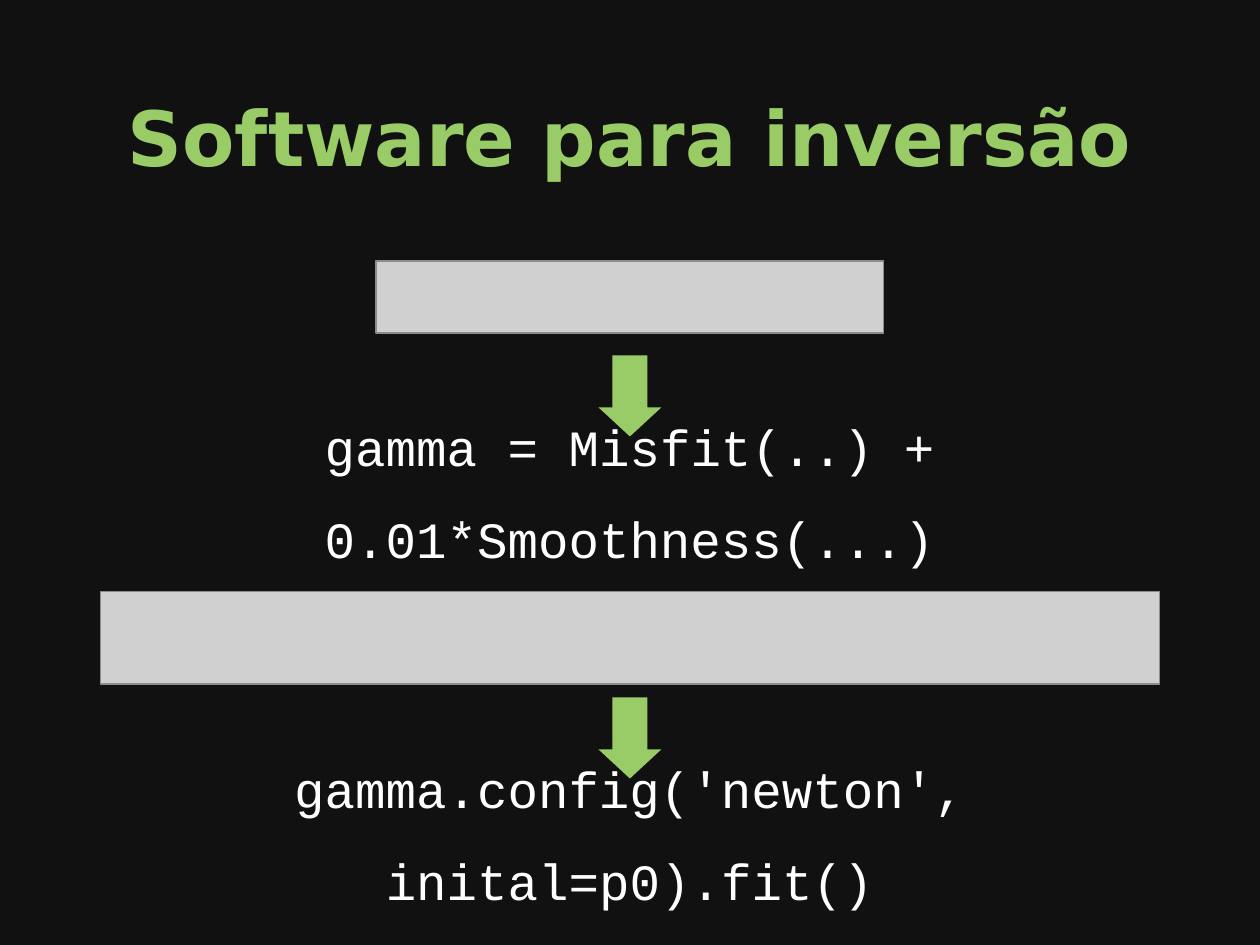
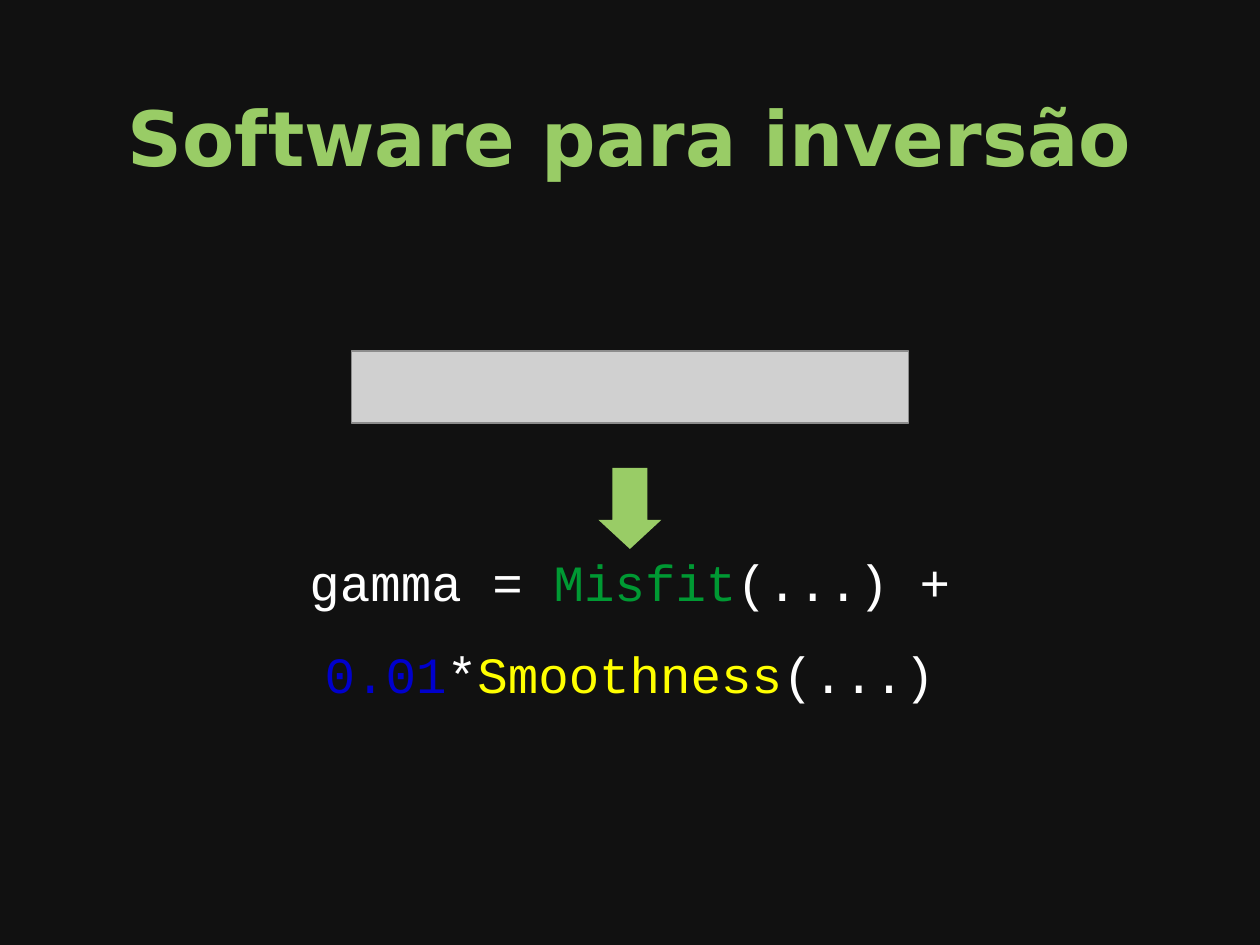
Before and after one commit to leouieda/seminario-on-2014, a slide deck: slide 54 of slides.odp (slide 48 before the commit). Drawn at 1260x945 pixels with LibreOffice and Linux fonts; fonts in the diff are those of the drawing; grey boxes stand for pictures. Boxes give left, top, right and bottom in pixels: in the first picture for what was removed or moved away, otherwise in the second. Text is boxed around its words. In the diff, an @@ line names an element or a change of style, - is before the commit and + after.

```diff
--- a/slides.odp
+++ b/slides.odp
@@ picture: place and size @@
-picture at [376, 261, 884, 333]
+picture at [352, 351, 909, 423]
@@ down arrow: place and size @@
-down arrow at [599, 356, 662, 437]
+down arrow at [599, 468, 662, 549]
@@ text at [309, 565, 935, 704]: text changed @@
-gamma = Misfit(..) + 0.01*Smoothness(...)
+gamma = Misfit(...) + 0.01*Smoothness(...)
@@ picture removed at [101, 592, 1159, 685] @@
@@ down arrow removed at [599, 697, 662, 779] @@
@@ text removed at [294, 772, 965, 911] @@
-gamma.config('newton', inital=p0).fit()
```
Also in this commit, not shown: 17 other slides changed, 14 slides added, 4 slides removed, 2 other files.
